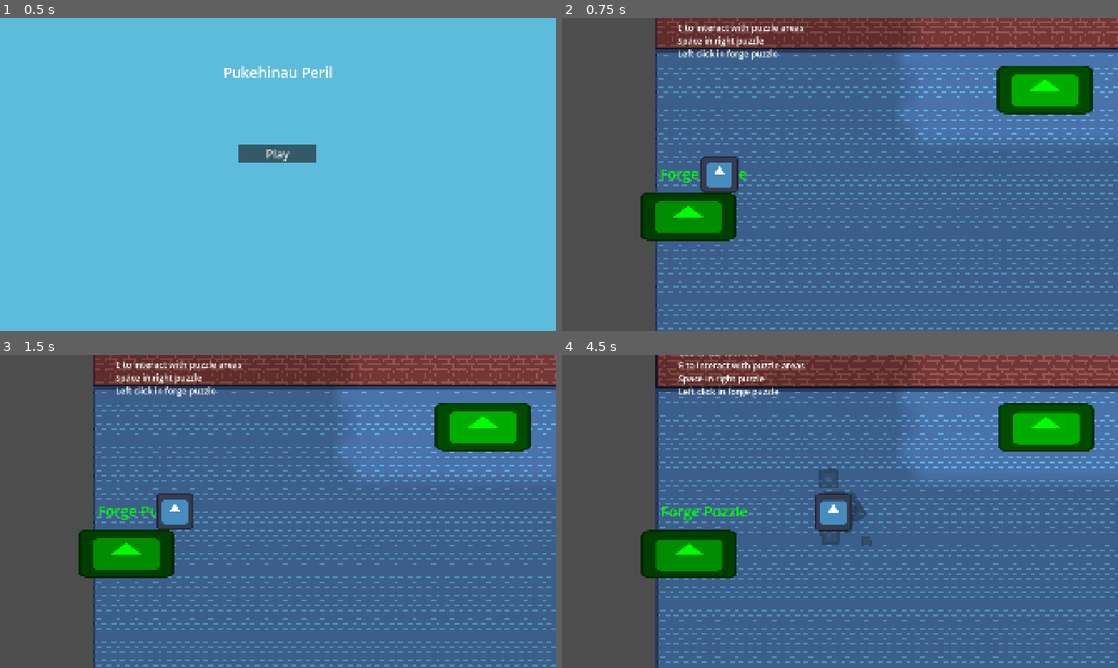
Above: before the commit, frames 1-4 (two rows, left to right).
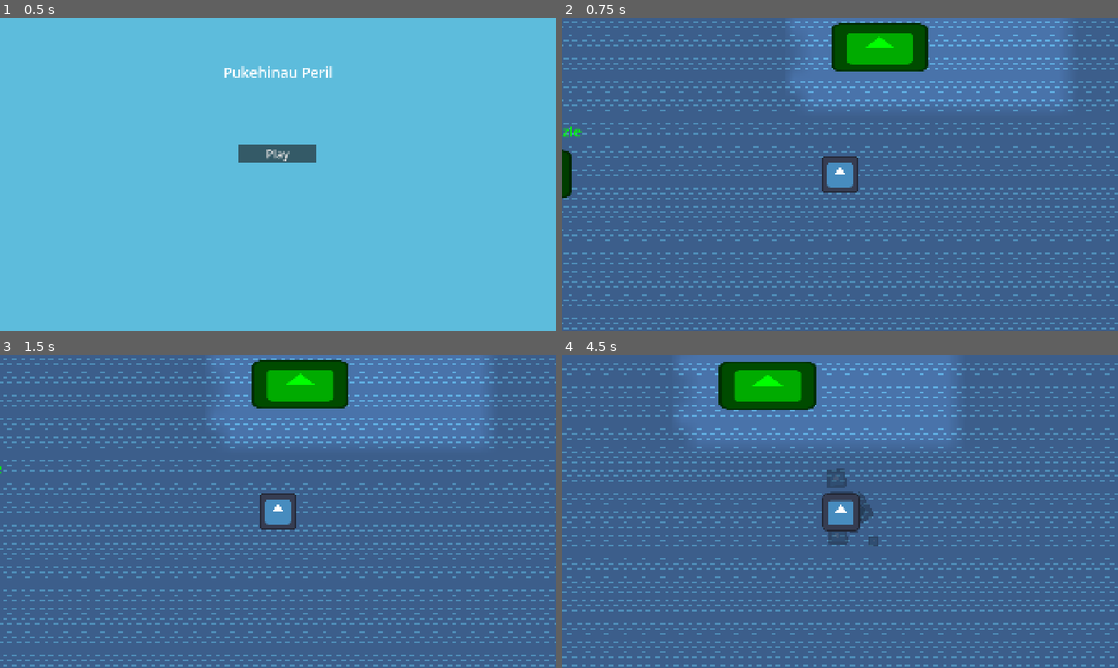
Above: after the commit, the same moments.

Repository: Exponential182/Pukehinau-Peril
Game: Godot game, scene res://prefabs/main_menu.tscn
The game is run twice, just before and just after one commit, with the same random seed, the same clock (stepped at 60 frames per second) and the same inputs. The engine's default icon, where the game draws it, is replaced by a stand-in: a white triangle on a blue panel in a dark square.
Inputs (mouse positions are in pixels of both pictures, inside the frame that each line leads up to):
- Up to frame 1 (0.5 s): no input
- Up to frame 2 (0.75 s): click "Play" at 0.5 s
- Up to frame 3 (1.5 s): tap Enter at 1.25 s; move the mouse to (400, 495) at 1.27 s; hold D (right) from 1.28 s (still down); tap E (interact) at 1.35 s
- Up to frame 4 (4.5 s): tap Space (smack) at 1.55, 2.1, 3.05, 4.35 s; move the mouse to (728, 527) at 2.02 s; release D (right) at 2.03 s; hold S (down) 2.03-2.78 s; tap E (interact) at 2.3, 2.85, 3.8 s; move the mouse to (895, 442) at 2.77 s; hold D (right) 2.78-3.53 s; move the mouse to (812, 574) at 3.52 s; hold W (up) 3.53-4.28 s; click (812, 574) at 3.6 s; move the mouse to (1006, 558) at 4.27 s; hold A (left) from 4.28 s (still down)

Frame 1 is identical in both runs. In frame 2, 51% of the frame differs, in the area x 0-100%, y 0-100%; in frame 3, 50%; in frame 4, 56%.

Commit message:
puzzle toggle detection + vertical visuals

Diff:
--- a/prefabs/main_level.tscn
+++ b/prefabs/main_level.tscn
@@ -189,16 +189,18 @@
 z_index = 25
 script = ExtResource("3_nja2s")
 
+[node name="puzzle_camera" type="Camera2D" parent="puzzles" unique_id=1484445758]
+
 [node name="player" parent="." unique_id=484850195 instance=ExtResource("6_jynbf")]
 z_index = 20
-position = Vector2(544, 682)
+position = Vector2(1531, 828)
 
 [node name="light_occluder_2d" type="LightOccluder2D" parent="player" unique_id=687638729]
 position = Vector2(-1635, -1043)
 occluder = SubResource("OccluderPolygon2D_jynbf")
 
 [node name="point_light_2d" type="PointLight2D" parent="." unique_id=1518796078]
-position = Vector2(1675, -276.99994)
+position = Vector2(1862, -249.99994)
 scale = Vector2(65.37, 65.37)
 energy = 0.3
 texture = ExtResource("7_jxr24")
--- a/prefabs/vertical_puzzle.tscn
+++ b/prefabs/vertical_puzzle.tscn
@@ -3,15 +3,57 @@
 [ext_resource type="Script" uid="uid://c21glppvsl2il" path="res://scripts/vertical_puzzle.gd" id="1_n2pnt"]
 [ext_resource type="Texture2D" uid="uid://s77k0b2l8vlc" path="res://icon.svg" id="2_tghds"]
 [ext_resource type="FontFile" uid="uid://cp2y2i6geeae8" path="res://assets/Jersey10-Regular.ttf" id="3_28ko8"]
+[ext_resource type="Texture2D" uid="uid://wa6okxa0m5tx" path="res://assets/blue_background.svg" id="4_tghds"]
 
 [sub_resource type="RectangleShape2D" id="RectangleShape2D_vetud"]
-size = Vector2(118, 169)
+size = Vector2(118, 172)
 
 [sub_resource type="RectangleShape2D" id="RectangleShape2D_uvhsu"]
 size = Vector2(246, 1.76)
 
+[sub_resource type="Gradient" id="Gradient_tghds"]
+offsets = PackedFloat32Array(0, 0.5504808, 1)
+colors = PackedColorArray(0.73978907, 4.704781e-06, 3.85046e-07, 1, 0.725796, 0.7257962, 0, 1, 0, 0.6392157, 0, 1)
+
+[sub_resource type="GradientTexture2D" id="GradientTexture2D_28ko8"]
+gradient = SubResource("Gradient_tghds")
+
+[sub_resource type="StyleBoxTexture" id="StyleBoxTexture_d1beo"]
+texture = SubResource("GradientTexture2D_28ko8")
+
+[sub_resource type="Gradient" id="Gradient_1aoew"]
+offsets = PackedFloat32Array(0.9831731, 0.9879808, 1)
+colors = PackedColorArray(1, 1, 1, 0, 0, 0, 0, 1, 1, 1, 1, 1)
+
+[sub_resource type="GradientTexture2D" id="GradientTexture2D_6qprv"]
+gradient = SubResource("Gradient_1aoew")
+
+[sub_resource type="StyleBoxTexture" id="StyleBoxTexture_gtce2"]
+texture = SubResource("GradientTexture2D_6qprv")
+
+[sub_resource type="Theme" id="Theme_hr0br"]
+ProgressBar/styles/background = SubResource("StyleBoxTexture_d1beo")
+ProgressBar/styles/fill = SubResource("StyleBoxTexture_gtce2")
+
+[sub_resource type="Gradient" id="Gradient_28ko8"]
+interpolation_mode = 1
+offsets = PackedFloat32Array(0, 0.42067307, 0.5793269, 1)
+colors = PackedColorArray(1, 0, 0, 1, 0, 1, 0, 1, 1, 0, 0, 1, 1, 0, 0, 1)
+
+[sub_resource type="GradientTexture2D" id="GradientTexture2D_d1beo"]
+gradient = SubResource("Gradient_28ko8")
+width = 1080
+height = 120
+
 [node name="vertical_puzzle" type="Node2D" unique_id=1792755049]
 script = ExtResource("1_n2pnt")
+
+[node name="background" type="Sprite2D" parent="." unique_id=1906833742]
+modulate = Color(0, 0.16862746, 0, 1)
+z_index = 99
+scale = Vector2(12, 6.786)
+texture = ExtResource("4_tghds")
+centered = false
 
 [node name="canvas_layer" type="CanvasLayer" parent="." unique_id=184093748]
 
@@ -20,15 +62,16 @@
 metadata/_edit_group_ = true
 
 [node name="CollisionShape2D" type="CollisionShape2D" parent="canvas_layer/main_area" unique_id=174372702]
+position = Vector2(0, 4)
 shape = SubResource("RectangleShape2D_vetud")
 
 [node name="Sprite2D" type="Sprite2D" parent="canvas_layer" unique_id=1829736672]
-position = Vector2(15, 538)
-scale = Vector2(1, 1.375)
+position = Vector2(11, 540)
+scale = Vector2(1.003, 1.348)
 texture = ExtResource("2_tghds")
 
 [node name="win_area" type="Area2D" parent="canvas_layer" unique_id=242481353]
-position = Vector2(184, 452)
+position = Vector2(184, 392.88)
 metadata/_edit_group_ = true
 
 [node name="CollisionShape2D" type="CollisionShape2D" parent="canvas_layer/win_area" unique_id=316350606]
@@ -39,29 +82,23 @@
 texture = ExtResource("2_tghds")
 
 [node name="bar" type="Node2D" parent="canvas_layer" unique_id=1410193935]
-position = Vector2(1504, 516)
+position = Vector2(615.965, 540)
 metadata/_edit_group_ = true
 
 [node name="ProgressBar" type="ProgressBar" parent="canvas_layer/bar" unique_id=449647512]
-anchors_preset = 8
-anchor_left = 0.5
-anchor_top = 0.5
-anchor_right = 0.5
-anchor_bottom = 0.5
-offset_left = -64.5
-offset_top = -277.0
-offset_right = 64.5
-offset_bottom = 277.0
-grow_horizontal = 2
-grow_vertical = 2
+offset_left = -62.5
+offset_top = 300.0
+offset_right = 537.5
+offset_bottom = 425.0
+rotation = -1.5707964
+theme = SubResource("Theme_hr0br")
 step = 0.0
-value = 25.0
-fill_mode = 3
+value = 20.0
 show_percentage = false
 metadata/_edit_use_anchors_ = true
 
 [node name="combo_counter" type="Node2D" parent="canvas_layer" unique_id=589618018]
-position = Vector2(1184, 599)
+position = Vector2(1714, 716)
 metadata/_edit_group_ = true
 
 [node name="combo_count" type="Label" parent="canvas_layer/combo_counter" unique_id=875638287]
@@ -101,7 +138,8 @@
 text = "Good"
 
 [node name="score" type="Node2D" parent="." unique_id=1017932353]
-position = Vector2(1173, 350)
+z_index = 101
+position = Vector2(1673, 451)
 metadata/_edit_group_ = true
 
 [node name="score" type="Label" parent="score" unique_id=1925762990]
@@ -115,6 +153,25 @@
 horizontal_alignment = 1
 vertical_alignment = 1
 
+[node name="Tutorial" type="Label" parent="." unique_id=1443259148]
+z_index = 120
+offset_left = 980.0
+offset_top = 11.0
+offset_right = 1907.0
+offset_bottom = 300.0
+theme_override_fonts/font = ExtResource("3_28ko8")
+theme_override_font_sizes/font_size = 64
+text = "Press space when the icons are aligned. Gain bonus score for high combos, but the longer you wait per press, the faster your score depletes."
+horizontal_alignment = 2
+autowrap_mode = 2
+
+[node name="sprite_2d" type="Sprite2D" parent="." unique_id=1258209718]
+modulate = Color(0.7112961, 0.7112967, 0.7112963, 1)
+z_index = 141
+position = Vector2(60, 540)
+rotation = 1.5707964
+texture = SubResource("GradientTexture2D_d1beo")
+
 [connection signal="area_entered" from="canvas_layer/main_area" to="." method="_on_main_area_area_entered"]
 [connection signal="area_exited" from="canvas_layer/main_area" to="." method="_on_main_area_area_exited"]
 [connection signal="timeout" from="canvas_layer/combo_timer" to="." method="_on_combo_timer_timeout"]
--- a/scripts/player.gd
+++ b/scripts/player.gd
@@ -2,6 +2,7 @@
 
 @onready var explosion = preload("res://prefabs/explosion.tscn")
 @onready var camera = $player_camera
+@onready var puzzle_camera = $"../puzzles/puzzle_camera"
 @onready var puzzles = get_node("/root/main_level/puzzles")
 const SPEED = 300.0
 @export var spawn_position := Vector2(350, 200)
@@ -11,13 +12,16 @@
 
 signal summon_puzzle
 func _ready():
-	pass
+	puzzle_camera.enabled = false
+	camera.enabled = true
 
 func _physics_process(_delta: float) -> void:
 	if Input.is_action_just_pressed("interact") and not is_puzzling:
 		if can_start_puzzle and current_puzzle != null:
 			can_start_puzzle = false
 			is_puzzling = true
+			puzzle_camera.enabled = true
+			camera.enabled = false
 			summon_puzzle.emit(str(current_puzzle))
 
 	if not is_puzzling:
--- a/scripts/puzzles.gd
+++ b/scripts/puzzles.gd
@@ -1,17 +1,30 @@
 extends Node2D
-
+@onready var player = $"../player"
 @onready var puzzles = {
-	"vertical_puzzle" : preload("res://prefabs/vertical_puzzle.tscn"),
-	"forge_puzzle" : preload("res://prefabs/forge_puzzle.tscn")
+	"vertical_puzzle" : [preload("res://prefabs/vertical_puzzle.tscn"), false],
+	"forge_puzzle" : [preload("res://prefabs/forge_puzzle.tscn"),false]
 }
 
 func _on_player_summon_puzzle(puzzle_name) -> void:
 	print(puzzle_name)
-	var spawned_puzzle = puzzles[puzzle_name].instantiate()
-	self.add_child(spawned_puzzle)
-	spawned_puzzle.position = self.position
+	if not puzzles[puzzle_name][1]:
+		var spawned_puzzle = puzzles[puzzle_name][0].instantiate()
+		self.add_child(spawned_puzzle)
+		spawned_puzzle.position = Vector2(-960,-540)
+	else:
+		fix_player()
 
 
+func vertical_puzzle_completed():
+	$"../puzzle_areas/vertical_puzzle".modulate = Color("red")
+	fix_player()
+	puzzles["vertical_puzzle"][1] = true
 func forge_puzzle_completed():
 	$"../puzzle_areas/forge_puzzle".modulate = Color("red")
-	$"../player".is_puzzling = false
+	fix_player()
+	puzzles["forge_puzzle"][1] = true
+
+func fix_player():
+	player.is_puzzling = false
+	player.camera.enabled = true
+	$puzzle_camera.enabled = false
--- a/scripts/vertical_puzzle.gd
+++ b/scripts/vertical_puzzle.gd
@@ -26,14 +26,22 @@
 var combo_multiplier = 1
 var wait = 0
 var last_synced_value := 0.0
+
+signal vertical_puzzle_completed
 func _ready() -> void:
 	var score_scale = progress_bar.value/100
 	$score/score.text = str(round(progress_bar.value*10)/10)
 	$score.scale = Vector2(score_scale, score_scale)
+	vertical_puzzle_completed.connect(get_parent().vertical_puzzle_completed)
 
 func _physics_process(delta: float) -> void:
-	if progress_bar.value > 0:
+	if progress_bar.value >=99.9:
+		vertical_puzzle_completed.emit()
+		self.queue_free()
+	elif progress_bar.value > 0.1:
 		progress_bar.value -= 0.03 * (1+0.1*wait*wait)
+	else:
+		self.queue_free()
 	if shake_timer > 0:
 		shake_timer -= delta
 		bar.scale = Vector2(1,1) + Vector2(rand_scale,rand_scale) * combo_multiplier * 0.6 * (shake_timer / shake_duration)
@@ -57,11 +65,11 @@
 			in_range = true
 		if in_range:
 			combo += 1
-			var progress_adition = combo_multiplier * 1 + 10
+			var progress_adition = combo_multiplier * 2 + 8
 			progress_bar.value += progress_adition
 			shake(progress_bar.value * combo_multiplier * 0.2, 1.0)
 		else:
-			progress_bar.value *= 0.9
+			progress_bar.value -= 10
 			combo = 0
 			combo_multiplier = 1
 		combo_text.text = "COMBO\nX" + str(combo)
